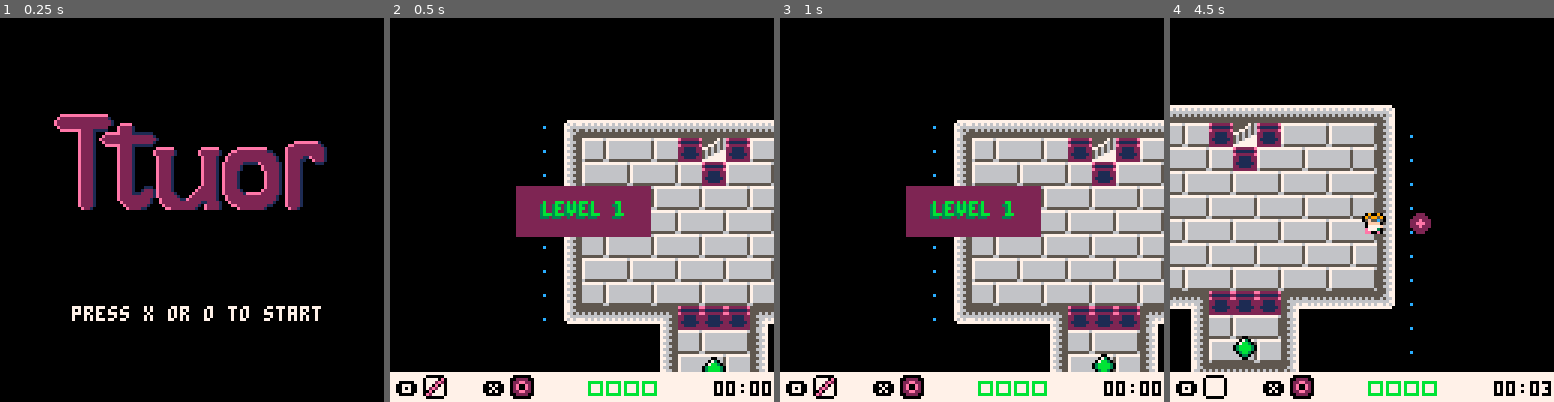
Above: before the commit, frames 1-4 (left to right).
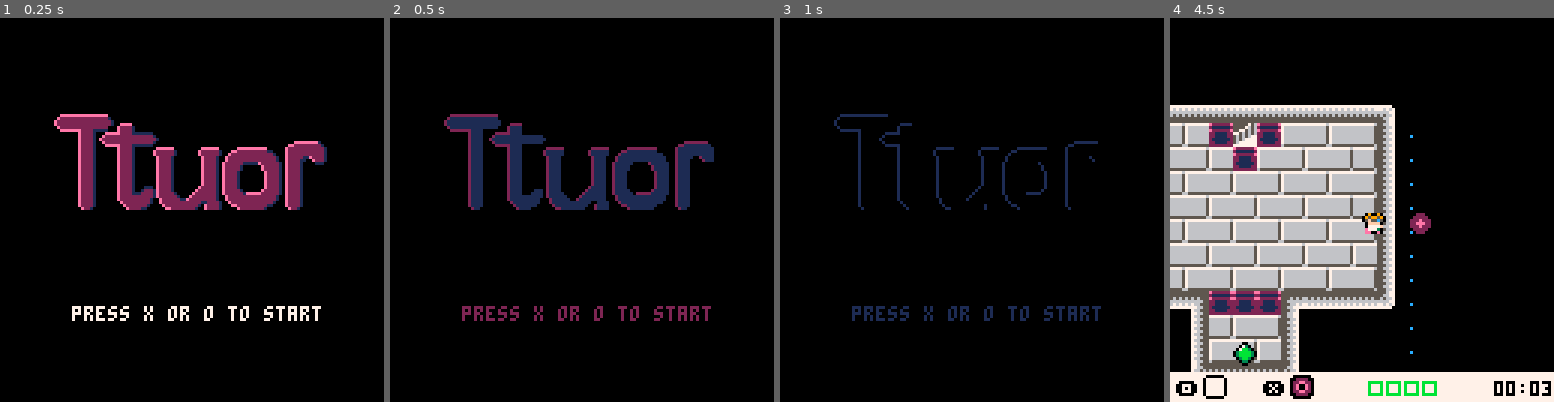
Above: after the commit, the same moments.

Repository: kitasuna/pico8-ttuor
Game: PICO-8 cartridge main.p8
Two runs of this game, one before a commit and one after it. Both use one fixed random seed, a clock stepped at 60 frames per second and the inputs below.
Inputs:
- Up to frame 1 (0.25 s): no input
- Up to frame 2 (0.5 s): tap X (X key) at 0.33 s
- Up to frame 3 (1 s): tap O (Z key) at 0.7 s
- Up to frame 4 (4.5 s): tap X (X key) at 1.07, 1.85, 2.97, 4.08 s; hold Right 1.6-2.1 s; tap O (Z key) every 0.4 s from 1.7 to 4.1 s; hold Up 2.15-2.42 s; hold Right 2.47-3.03 s; hold Left 3.08-3.58 s; hold Down 3.63-3.97 s; hold Right from 4.02 s (still down)

Frame 1 is identical in both runs. In frame 2, 44% of the frame differs, in the area x 0-100%, y 25-100%; in frame 3, 42%; in frame 4, 0.3%.

Commit message:
Add title fade effect

Diff:
--- a/countdown.lua
+++ b/countdown.lua
@@ -2,7 +2,6 @@
     for k,timer in pairs(timers) do
       if timer.ttl > 0 then
         timer.ttl -= 1
-        timer.f()
       else
         timer.cleanup()
         timers[k] = nil
--- a/entity.lua
+++ b/entity.lua
@@ -16,7 +16,6 @@
           ent.vel_x,ent.vel_y = 0,0
           add(timers, {
             ttl = 120,
-            f = function() end,
             cleanup = function()
               del(ent_man.ents, ent)
             end
--- a/level.lua
+++ b/level.lua
@@ -139,5 +139,6 @@
   end
 
   qm.add_event("level_init")
+  -- reset timers
   timers = {}
 end
--- a/main.p8
+++ b/main.p8
@@ -213,7 +213,6 @@
     for k,timer in pairs(timers) do
       if timer.ttl > 0 then
         timer.ttl -= 1
-        timer.f()
       else
         timer.cleanup()
         timers[k] = nil
@@ -255,8 +254,7 @@
       level = levels[level_index]
       init_level(level)
       add(timers, {
-        ttl = COUNTDOWN_TIMEOUT,
-        f = function() end,
+        ttl = 59,
         cleanup = function()
           __update = game_update
           __draw = game_draw
--- a/player.lua
+++ b/player.lua
@@ -8,10 +8,11 @@
   )
 
   local velocity_max = 0.8
+  -- after abs(velocity_min), we'll stop the player
+  local velocity_min = 0.10
   local slide_velocity = 1.3
   local walk_init_vel = 0.2
   local walk_step_up = 0.04
-  local slide_step_down = 0.05
 
   player.state = PLAYER_STATE_GROUNDED
   player.deaths = 0
@@ -88,7 +89,6 @@
       player.inventory.state = inv_state_glove
       add(timers, {
         ttl = 60,
-        f = function() end,
         cleanup = function()
           player.inventory.state = inv_state_normal
         end
@@ -101,7 +101,6 @@
       player.inventory.state = inv_state_wormhole
       add(timers, {
         ttl = 60,
-        f = function() end,
         cleanup = function()
           player.inventory.state = inv_state_normal
         end
@@ -120,7 +119,6 @@
       player.frame_offset = 0
       add(timers, {
         ttl = 60,
-        f = function() end,
         cleanup = function()
           unstage_inventory(player.inventory)
           qm.add_event("player_death", {level = level})
@@ -149,21 +147,32 @@
 
   player.handle_button = function(payload)
     local mask = payload.input_mask
-    -- local
-    -- If they're sliding, they can't do much
+    -- Change facing for certain states
+    if player.state == PLAYER_STATE_SLIDING or
+       player.state == PLAYER_STATE_HOLDING or
+       player.state == PLAYER_STATE_GROUNDED then
+       if is_pressed_u(mask) then
+         player.facing = DIRECTION_UP
+       elseif is_pressed_d(mask) then
+         player.facing = DIRECTION_DOWN
+       elseif is_pressed_l(mask) then
+         player.facing = DIRECTION_LEFT
+       elseif is_pressed_r(mask) then
+         player.facing = DIRECTION_RIGHT
+       end
+     end
+
+    -- If they're sliding, they can tweak the direction of the slide
     if player.state == PLAYER_STATE_SLIDING then
+      local total_vel = abs(player.vel_x) + abs(player.vel_y)
       if is_pressed_u(mask) then
-        player.slide_vel_y -= 0.03
-        player.facing = DIRECTION_UP
+        player.slide_vel_y = -total_vel / 2
       elseif is_pressed_d(mask) then
-        player.slide_vel_y += 0.03
-        player.facing = DIRECTION_DOWN
+        player.slide_vel_y = total_vel / 2
       elseif is_pressed_l(mask) then
-        player.slide_vel_x -= 0.03
-        player.facing = DIRECTION_LEFT
+        player.slide_vel_x = -total_vel / 2
       elseif is_pressed_r(mask) then
-        player.slide_vel_x += 0.03
-        player.facing = DIRECTION_RIGHT
+        player.slide_vel_x = total_vel / 2
       end
       return
     end
@@ -180,7 +189,6 @@
       if player.wormhole != nil then
         player.remove_wormhole()
       end
-      sc_sliding(player)
       return
     end
 
@@ -192,24 +200,9 @@
         return
       end
 
-      if is_pressed_u(mask) then
-        player.facing = DIRECTION_UP
-      end
-
-      if is_pressed_d(mask) then
-        player.facing = DIRECTION_DOWN
-      end
-
-      if is_pressed_l(mask) then
-        player.facing = DIRECTION_LEFT
-      end
-
-      if is_pressed_r(mask) then
-        player.facing = DIRECTION_RIGHT
-      end
-
       local new_x = player.pos_x
       local new_y = player.pos_y
+
       if player.facing == DIRECTION_UP then
         new_y -= 8
       elseif player.facing == DIRECTION_DOWN then
@@ -277,14 +270,14 @@
         player.state = PLAYER_STATE_FLOATING
         player.can_travel = (1 << FLAG_FLOOR) | (1 << FLAG_GAP)
         local grav_result = calc_cheat_grav(
-        {x=player.pos_x, y=player.pos_y},
-        {x=player.wormhole.pos_x, y=player.wormhole.pos_y},
-        1.0,
-        128.0
+        player.pos_x,
+        player.pos_y,
+        player.wormhole.pos_x,
+        player.wormhole.pos_y
         )
 
-        player.vel_x = grav_result.vel.x
-        player.vel_y = grav_result.vel.y
+        player.vel_x = grav_result.vel_x
+        player.vel_y = grav_result.vel_y
         sfx_floating()
 
         return
@@ -297,7 +290,6 @@
       elseif player.vel_y > -velocity_max then
         player.vel_y -= walk_step_up
       end
-      player.facing = DIRECTION_UP
     -- Down
     elseif is_pressed_d(mask) then
       if player.vel_y <= 0 then
@@ -305,7 +297,6 @@
       elseif player.vel_y < velocity_max then
         player.vel_y += walk_step_up
       end
-      player.facing = DIRECTION_DOWN
     end
 
     if not is_pressed_u(mask) and
@@ -319,14 +310,12 @@
       elseif player.vel_x > -velocity_max then
         player.vel_x -= walk_step_up
       end
-      player.facing = DIRECTION_LEFT
     elseif is_pressed_r(mask) then
       if player.vel_x <= 0 then
         player.vel_x = walk_init_vel
       elseif player.vel_x < velocity_max then
         player.vel_x += walk_step_up
       end
-      player.facing = DIRECTION_RIGHT
     end
 
     if not is_pressed_l(mask) and
@@ -446,7 +435,7 @@
     end
 
     -- if centered over a gap, and not floating, increment deaths (and probably trigger some event?)
-    if fget(mget(curr_map_x, curr_map_y), FLAG_GAP) and (player.state != PLAYER_STATE_FLOATING and player.state != PLAYER_STATE_DEAD_FALLING) then
+    if fget(mget(curr_map_x, curr_map_y), FLAG_GAP) and player.state != PLAYER_STATE_FLOATING and player.state != PLAYER_STATE_DEAD_FALLING then
       player.deaths += 1
       player.can_move_x = false
       player.can_move_y = false
@@ -491,14 +480,7 @@
     )
     for k, ent in pairs(ent_man.ents) do
       if fget(ent.num, FLAG_COLLIDES_PLAYER) == true then
-      local cheat_ent = new_sprite(
-        0, -- sprite num, doesn't matter
-        ent.pos_x,
-        ent.pos_y,
-        ent.size_x,
-        ent.size_y
-      )
-        if collides(player_at_next, cheat_ent) then
+        if collides(player_at_next, ent) then
           can_move_x = false
           can_move_y = false
         end
@@ -507,22 +489,16 @@
 
     -- the slide, deceleration and stopping
     if player.state == PLAYER_STATE_SLIDING then
-      if player.vel_x > 0 then
-        player.vel_x -= slide_step_down
-      elseif player.vel_x < 0 then
-        player.vel_x += slide_step_down
-      end
-
-      if player.vel_y > 0 then
-        player.vel_y -= slide_step_down
-      elseif player.vel_y < 0 then
-        player.vel_y += slide_step_down
-      end
-
-      if (player.vel_x <= slide_step_down and player.vel_x >= -slide_step_down) or can_move_x == false then
+      player.vel_x *= 0.95
+      player.vel_y *= 0.95
+
+      printh("vxy: "..player.vel_x..","..player.vel_y)
+      printh("svxy: "..player.slide_vel_x..","..player.slide_vel_y)
+
+      if (player.vel_x <= velocity_min and player.vel_x >= -velocity_min) or can_move_x == false then
         player.vel_x = 0
       end
-      if (player.vel_y <= slide_step_down and player.vel_y >= -slide_step_down) or can_move_y == false then
+      if (player.vel_y <= velocity_min and player.vel_y >= -velocity_min) or can_move_y == false then
         player.vel_y = 0
       end
 
@@ -733,6 +709,7 @@
 end
 
 function sc_sliding(player)
+    printh("!!!!! INIT SLIDE !!!!!!")
     player.state = PLAYER_STATE_SLIDING
     player.can_travel = (1 << FLAG_FLOOR) | (1 << FLAG_GAP)
     sfx_slide()
@@ -794,9 +771,11 @@
   return {d=gdistance, dxc=dist_x_component, dyc=dist_y_component}
 end
 
-function calc_cheat_grav(coords_p, coords_g, mass_p, mass_g)
+function calc_cheat_grav(px, py, gx, gy)
+
+  local mass_p, mass_g = 1.0, 128
   local float_velocity = 1.5
-  local ginfo = ldistance(coords_p.x, coords_p.y, coords_g.x, coords_g.y)
+  local ginfo = ldistance(px, py, gx, gy)
   local new_vel_x = ginfo.dxc * float_velocity
   local new_vel_y = ginfo.dyc * float_velocity
   if (new_vel_x > 0 and new_vel_x < 0.1) or (new_vel_x < 0 and new_vel_x > -0.1) then
@@ -806,9 +785,9 @@
     new_vel_y = 0
   end
   if ginfo.d < 0.5 then
-    return { gdistance = 0, vel = { x = 0, y = 0 } }
-  end
-  return { gdistance = ginfo.d, vel = { x = new_vel_x, y = new_vel_y } }
+    return { vel_x = 0, vel_y = 0 }
+  end
+  return { vel_x = new_vel_x, vel_y = new_vel_y }
 end
 
 function stop_player(player)
--- a/sounds.lua
+++ b/sounds.lua
@@ -52,3 +52,6 @@
 function sfx_get_inventory()
   sfx(7)
 end
+function sfx_start_game()
+  sfx(11)
+end
--- a/title.lua
+++ b/title.lua
@@ -1,30 +1,64 @@
 title_draw = function()
   cls()
   spr(196,16,32,12,4)
-  -- print("THIS YOU", 24, 24, CLR_GRN)
-  -- print("PRESS (X) FOR GRAVITY", 25, 48, CLR_IND)
-  -- print("GET THESE", 24, 36, CLR_PRP)
-  -- spr(3, 15, 22)
-  -- spr(32, 15, 34)
-  -- spr(16, 15, 47, 1.0, 1.0)
-  -- spr(16, 15, 47, 1.0, 1.0, true, false)
   print("press x or o to start", 24, 96, CLR_WHT)
+end
+
+fadeout_0 = function()
+  for i=0,15 do
+    pal(i, 0)
+  end
+  pal(2, 1)
+  pal(7, 2)
+  pal(14, 2)
+  title_draw()
+  pal()
+end
+
+fadeout_1 = function()
+  for i=0,15 do
+    pal(i, 0)
+  end
+  pal(14, 1)
+  pal(7, 1)
+  title_draw()
+  pal()
+end
+
+timers_only = function()
+  for k,timer in pairs(timers) do
+    if timer.ttl > 0 then
+      timer.ttl -= 1
+    else
+      timer.cleanup()
+      timers[k] = nil
+    end
+  end
 end
 
 title_update = function()
     if btnp(BTN_X) or btnp(BTN_O) then
+      sfx_start_game()
       level = levels[level_index]
       init_level(level)
-      music(2)
+      -- second stage fade
+      add(timers, {
+        ttl = 30,
+        cleanup = function()
+          __draw = fadeout_1
+        end
+      })
+
+      -- start (fade in) game
       add(timers, {
         ttl = COUNTDOWN_TIMEOUT,
-        f = function() end,
         cleanup = function()
+          music(2)
           __update = game_update
           __draw = game_draw
         end
       })
-      __update = countdown_update
-      __draw = countdown_draw
+      __update = timers_only
+      __draw = fadeout_0
     end
 end
Not shown, changed: the sound effects (__sfx__) section of main.p8
